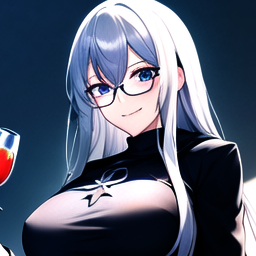
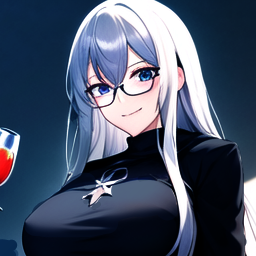
Two versions of the same layered image (256 x 256). Layer-by-layer changes:
painted on "Paint Layer 1" over [0, 136, 247, 256]
added layer "Paint Layer 3" above "Paint Layer 2" over [0, 192, 64, 256]
added layer "Paint Layer 2" (50%) above "Background" over [0, 136, 247, 256]
painted on "Background" over [0, 136, 247, 256]
